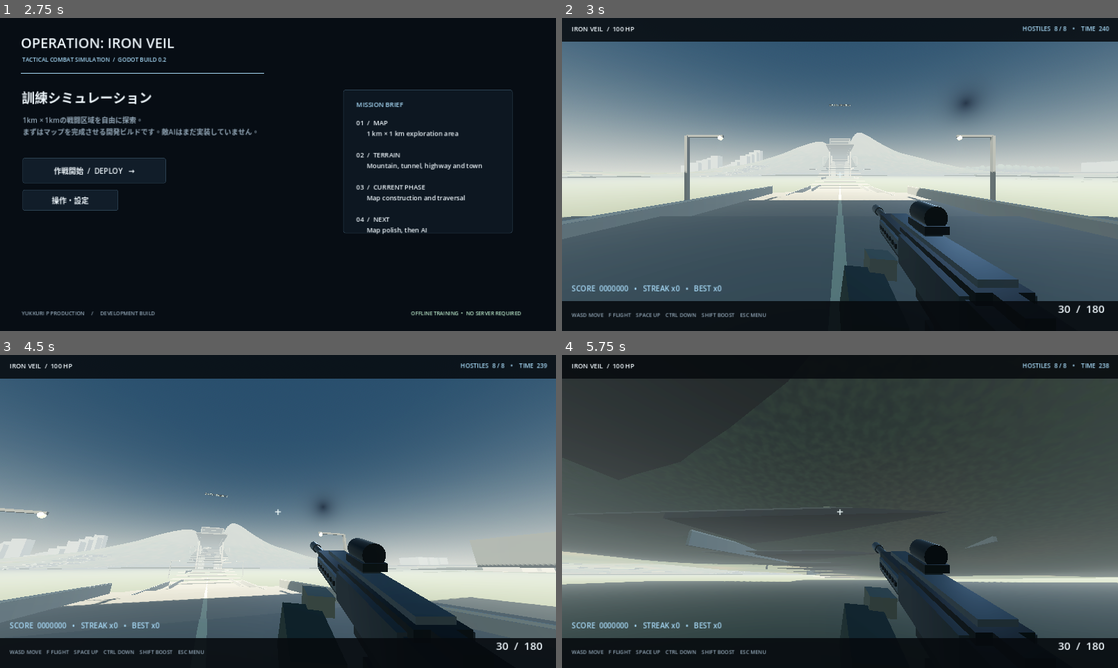
Above: before the commit, frames 1-4 (two rows, left to right).
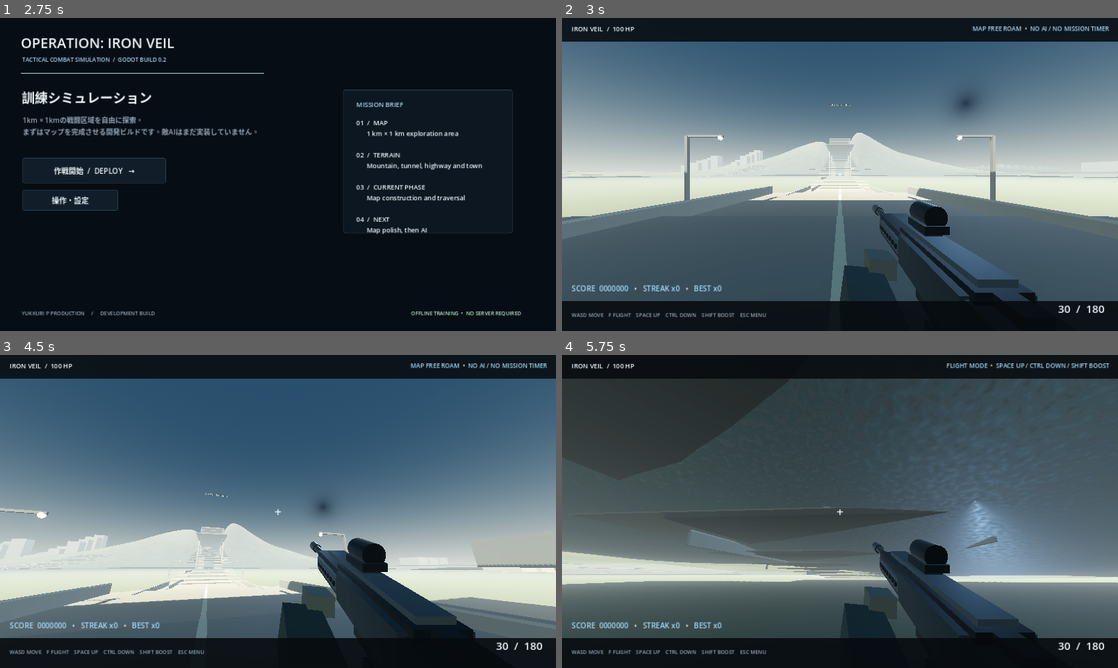
Above: after the commit, the same moments.

Repository: YukkuriP/Yukkuri-FPS2
Game: Godot game, scene res://scenes/main.tscn
The game is run twice, just before and just after one commit, with the same random seed, the same clock (stepped at 60 frames per second) and the same inputs.
Inputs (mouse positions are in pixels of both pictures, inside the frame that each line leads up to):
- Up to frame 1 (2.75 s): tap Enter at 0.5, 2.1 s; move the mouse to (400, 158) at 0.52 s; hold D 0.53-1.28 s; tap F at 0.6 s; click (400, 158) at 0.67 s; tap Space at 0.77, 1.25, 1.52 s; move the mouse to (166, 190) at 1.27 s; hold S 1.28-2.03 s; tap R at 1.35 s; move the mouse to (333, 105) at 2.02 s; hold D from 2.03 s (still down)
- Up to frame 2 (3 s): release D at 2.75 s; click "作戦開始 / DEPLOY →" at 2.75 s
- Up to frame 3 (4.5 s): tap Enter at 3.5 s; move the mouse to (250, 574) at 3.52 s; hold W from 3.53 s (still down); tap Shift at 3.6 s; click (250, 574) at 3.67 s; tap Space at 3.77, 4.25 s; move the mouse to (316, 514) at 4.27 s; hold Ctrl from 4.28 s (still down)
- Up to frame 4 (5.75 s): keep holding W; tap Space at 4.52, 5.27 s; move the mouse to (795, 508) at 5.02 s; release Ctrl at 5.03 s; tap F at 5.1 s

Frame 1 is identical in both runs. In frame 2, 0.3% of the frame differs, in the area x 73-99%, y 2-5%; in frame 3, 0.3%; in frame 4, 22%, in the area x 0-100%, y 2-72%.

Commit message:
Smooth terrain normals and untimed map exploration

Diff:
--- a/scripts/main.gd
+++ b/scripts/main.gd
@@ -366,6 +366,7 @@
 func _build_large_map() -> void:
 	# 1 km x 1 km terrain with multi-scale elevation, vertex-colour biomes and fine procedural surface texture.
 	var verts := PackedVector3Array()
+	var normals := PackedVector3Array()
 	var indices := PackedInt32Array()
 	var colors := PackedColorArray()
 	var uvs := PackedVector2Array()
@@ -383,6 +384,12 @@
 			var z := -500.0 + float(z_index) * step
 			var h := _terrain_height(x, z)
 			verts.append(Vector3(x, h, z))
+			# Finite-difference normals smooth the terrain lighting without reducing mesh detail.
+			var h_left := _terrain_height(x - step, z)
+			var h_right := _terrain_height(x + step, z)
+			var h_back := _terrain_height(x, z - step)
+			var h_front := _terrain_height(x, z + step)
+			normals.append(Vector3(h_left - h_right, step * 2.0, h_back - h_front).normalized())
 			uvs.append(Vector2((x + 500.0) / 18.0, (z + 500.0) / 18.0))
 			var grain := surface_noise.get_noise_2d(x, z)
 			var moisture := surface_noise.get_noise_2d(x + 1700.0, z - 900.0)
@@ -407,6 +414,7 @@
 	var arrays := []
 	arrays.resize(Mesh.ARRAY_MAX)
 	arrays[Mesh.ARRAY_VERTEX] = verts
+	arrays[Mesh.ARRAY_NORMAL] = normals
 	arrays[Mesh.ARRAY_INDEX] = indices
 	arrays[Mesh.ARRAY_COLOR] = colors
 	arrays[Mesh.ARRAY_TEX_UV] = uvs
@@ -1152,8 +1160,12 @@
 		elif mission_complete:
 			status_label.text = "SECTOR CLEARED  •  PRESS ENTER TO PLAY AGAIN"
 			status_label.add_theme_color_override("font_color", GREEN)
+		elif flight_mode:
+			status_label.text = "FLIGHT MODE  •  SPACE UP / CTRL DOWN / SHIFT BOOST"
+			status_label.add_theme_color_override("font_color", ACCENT)
 		else:
-			status_label.text = "HOSTILES  %d / 8    •    TIME  %03d" % [targets_remaining, int(ceil(mission_time))]
+			status_label.text = "MAP FREE ROAM  •  NO AI / NO MISSION TIMER"
+			status_label.add_theme_color_override("font_color", ACCENT)
 	if is_instance_valid(score_label):
 		score_label.text = "SCORE  %07d   •   STREAK x%d   •   BEST x%d" % [score, kill_streak, best_streak]
 
@@ -1269,10 +1281,7 @@
 			reserve_ammo -= loaded
 			reloading = false
 	_update_hud()
-	if not mission_complete and not mission_failed:
-		mission_time = maxf(0.0, mission_time - delta)
-		if mission_time <= 0.0:
-			mission_failed = true
+	# Map-first development build: exploration is untimed so players can inspect the full map.
 	_update_hud()
 	# Physical-key fallback keeps movement usable even if project input mappings differ.
 	var input_x := float(Input.is_key_pressed(KEY_D) or Input.is_key_pressed(KEY_RIGHT)) - float(Input.is_key_pressed(KEY_A) or Input.is_key_pressed(KEY_LEFT))
